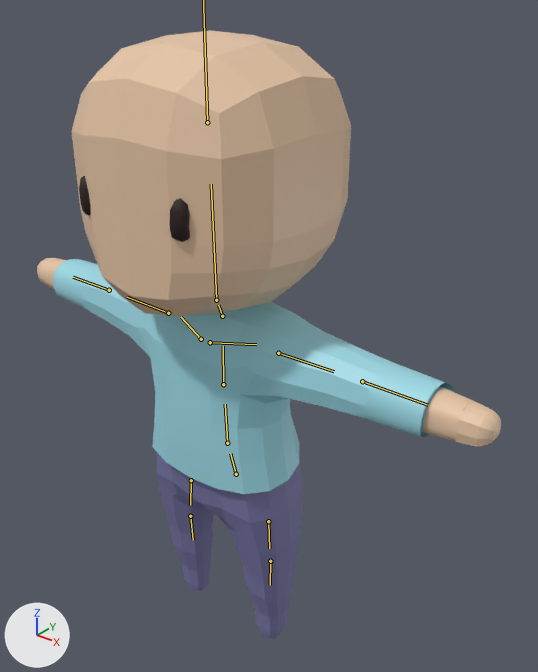
Two versions of the glTF model public/models/character.gltf, one commit apart.
Rendered twice from a camera (50 mm lens) standing at (2.06, -2.23, 3.15) and looking at (0.17, 0.14, 1.68). The lights are fixed; the arrows at lower left show +X, +Y and +Z. The bones that bend it are drawn over the model as lines.

The first picture shows 'Body', 'Head'.
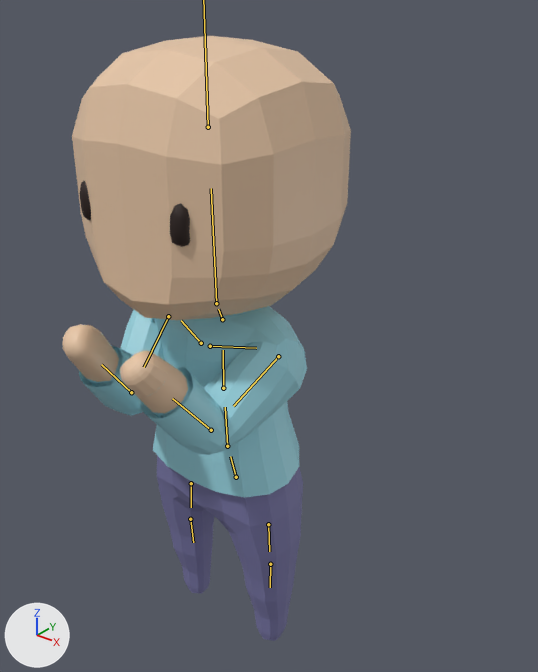
The newer file adds an action. The first version stands in its rest pose; the second is drawn at frame 7 of the action 'Clap'.

Changed parts and their boxes (x1, y1, x2, y2) in the pictures (538 x 672 px):
'Head', posed: before (71, 30, 351, 316); after (72, 36, 351, 320)
'Body', posed: before (37, 258, 501, 639); after (63, 306, 307, 641)
bone 'spine', root to tip: before (236, 474) to (230, 453); after (236, 477) to (230, 456)
bone 'upper_arm.L', root to tip: before (278, 353) to (334, 371); after (278, 356) to (233, 406)
bone 'forearm.L', root to tip: before (362, 381) to (428, 405); after (211, 430) to (172, 398)
bone 'upper_arm.R', root to tip: before (168, 313) to (127, 297); after (168, 316) to (144, 367)
bone 'forearm.R', root to tip: before (109, 290) to (73, 277); after (131, 392) to (101, 364)

The change in detail:
Bone 'spine' (bone_spine) moves from (0.0, 0.0, 0.0) to (0.0, -0.012, 0.003).
Bone 'upper_arm.L' (bone_upper_arm_l) turns from (0, 0, 0) to (69, 19, -74) degrees about its own x, y and z.
Bone 'forearm.L' (bone_forearm_l) turns from (0, 0, 0) to (88, -8, -24) degrees about its own x, y and z.
Bone 'upper_arm.R' (bone_upper_arm_r) turns from (0, 0, 0) to (70, -22, 72) degrees about its own x, y and z.
Bone 'forearm.R' (bone_forearm_r) turns from (0, 0, 0) to (89, 9, 20) degrees about its own x, y and z.
